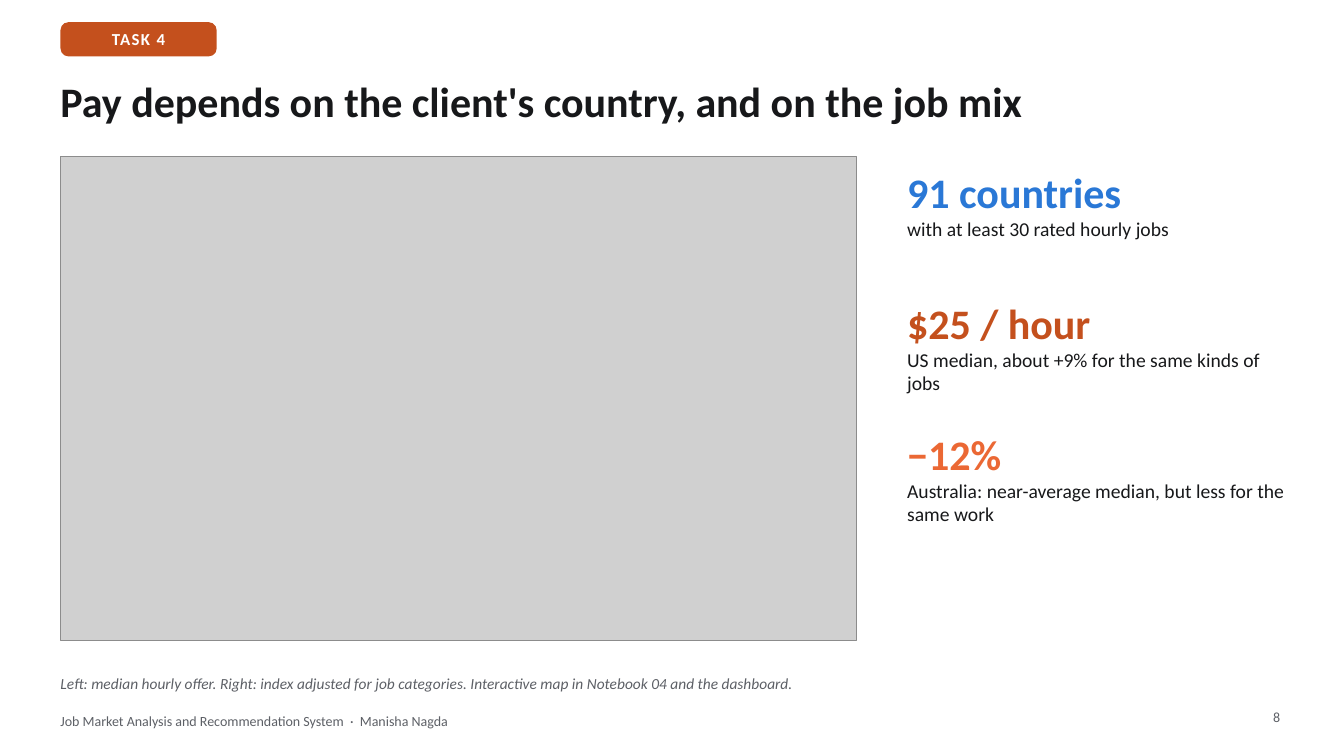
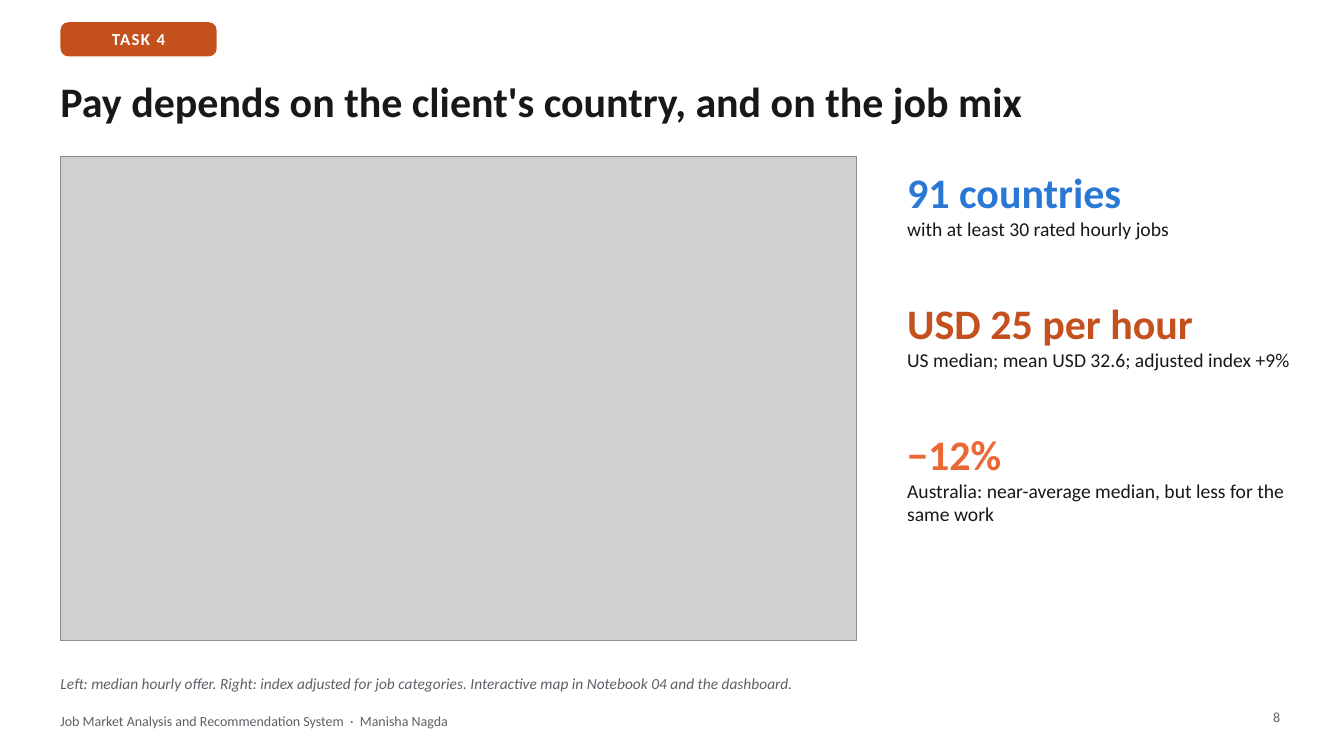
Before and after one commit to manishanagda1997-debug/Project_8_NHIS, a slide deck: slide 8 of reports/job_market_presentation.pptx. Drawn at 1344x756 pixels with LibreOffice and Linux fonts; fonts in the diff are those of the drawing; grey boxes stand for pictures. Boxes give left, top, right and bottom in pixels: in the first picture for what was removed or moved away, otherwise in the second. Text is boxed around its words. In the diff, an @@ line names an element or a change of style, - is before the commit and + after.

```diff
--- a/reports/job_market_presentation.pptx
+++ b/reports/job_market_presentation.pptx
@@ text at <box>907,309,1290,371</box>: text changed @@
-$25 / hour
-US median, about +9% for the same kinds of jobs
+USD 25 per hour
+US median; mean USD 32.6; adjusted index +9%
```
Also in this commit, not shown: 11 other slides changed, 1 other file.
